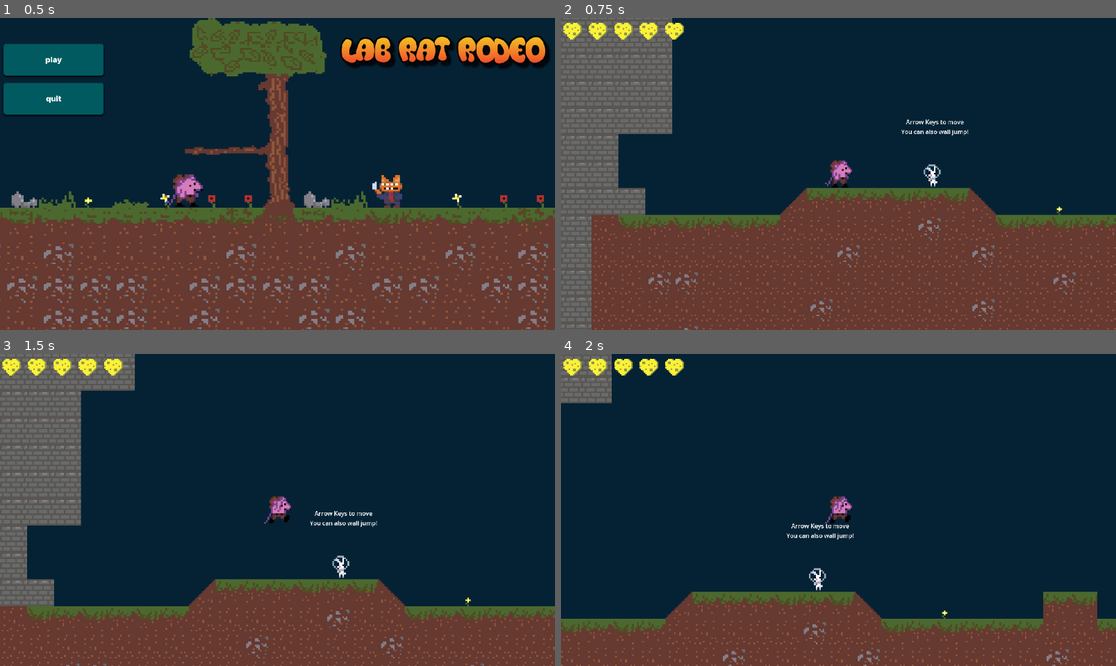
Above: before the commit, frames 1-4 (two rows, left to right).
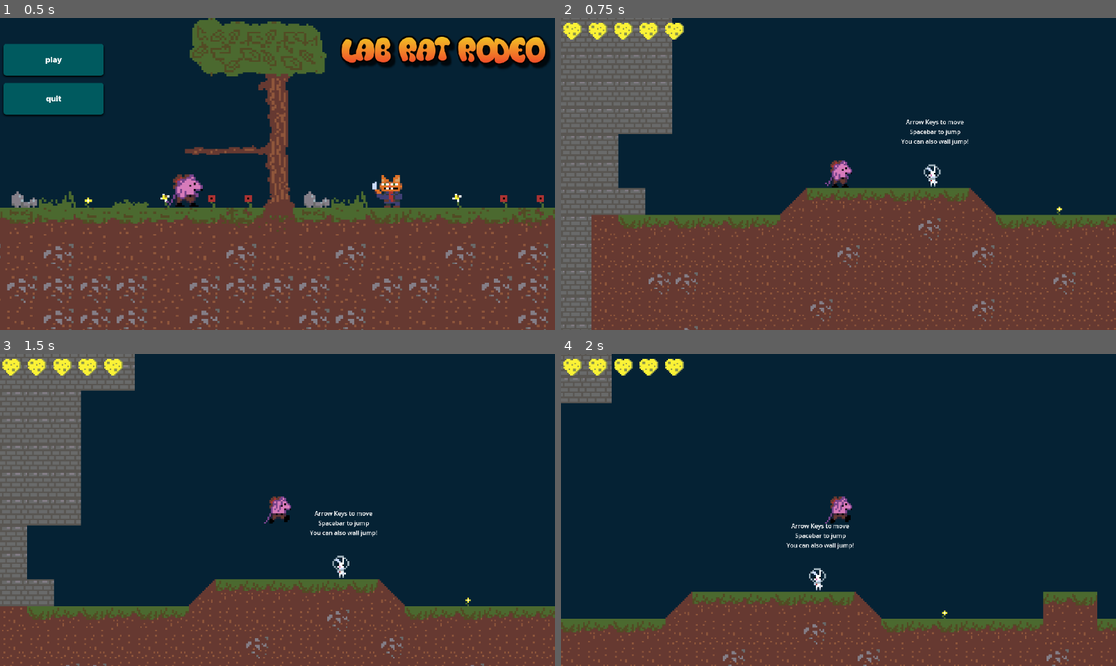
Above: after the commit, the same moments.

Repository: jyee0012/CMPT230-Game
Game: Godot game, scene res://Assets/Scenes/Levels/mainmenu.tscn
Same seed, same stepped clock (60 frames per second), same inputs: the game is played once before the commit and once after it.
Inputs (mouse positions are in pixels of both pictures, inside the frame that each line leads up to):
- Up to frame 1 (0.5 s): no input
- Up to frame 2 (0.75 s): click (616, 61) at 0.5 s
- Up to frame 3 (1.5 s): tap Enter at 1.25 s; hold Right (right) from 1.28 s (still down); hold Space (jump) from 1.28 s (still down)
- Up to frame 4 (2 s): keep holding Right (right); keep holding Space (jump)

Frame 1 is identical in both runs. In frame 2, 0.2% of the frame differs, in the area x 61-74%, y 35-41%; in frame 3, 0.2%; in frame 4, 0.2%, in the area x 40-53%, y 57-63%.

Commit message:
text for jump

Diff:
--- a/cmpt230-game/Assets/Scenes/Levels/mainLevel.tscn
+++ b/cmpt230-game/Assets/Scenes/Levels/mainLevel.tscn
@@ -122,6 +122,7 @@
 offset_bottom = -544.0
 scale = Vector2(2.21938, 2.21938)
 text = "Arrow Keys to move
+Spacebar to jump
 You can also wall jump!"
 horizontal_alignment = 1
 
